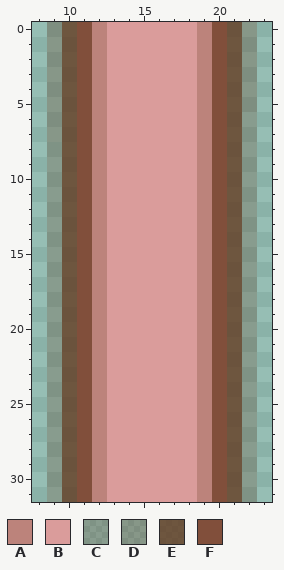
Pixel-art sprite, stored at src/main/resources/tiles/32/road_n.png. That is the earlier state.
The file is 32x32 pixels. Pixels under 10% opacity are left out. Colours within 5 levels of each other are drawn and written as one. Shown: x 8..23, y 0..31.
Palette (. is transparent): A #bc837b  B #da9c9b  C #5e31163e  D #5f321747  E #61341ac1  F #814f3b
Pixels before, first column x 9:
 0 DEFABBBBBBAFED
 1 DEFABBBBBBAFED
 2 DEFABBBBBBAFED
 3 DEFABBBBBBAFED
 4 DEFABBBBBBAFED
 5 DEFABBBBBBAFED
 6 DEFABBBBBBAFEC
 7 DEFABBBBBBAFEC
 8 CEFABBBBBBAFEC
 9 CEFABBBBBBAFEC
10 CEFABBBBBBAFEC
11 CEFABBBBBBAFEC
12 CEFABBBBBBAFEC
13 CEFABBBBBBAFEC
14 CEFABBBBBBAFEC
15 CEFABBBBBBAFEC
16 CEFABBBBBBAFEC
17 CEFABBBBBBAFEC
18 CEFABBBBBBAFEC
19 CEFABBBBBBAFEC
20 CEFABBBBBBAFEC
21 CEFABBBBBBAFEC
22 CEFABBBBBBAFEC
23 CEFABBBBBBAFEC
24 CEFABBBBBBAFEC
25 CEFABBBBBBAFEC
26 CEFABBBBBBAFEC
27 CEFABBBBBBAFEC
28 CEFABBBBBBAFEC
29 CEFABBBBBBAFEC
30 CEFABBBBBBAFEC
31 CEFABBBBBBAFEC
And afterwards:
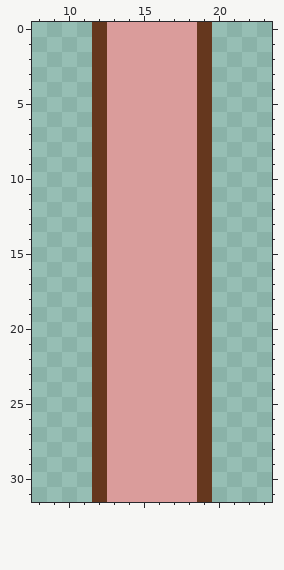
The edit:
Colour A changes from #bc837b to #65371e.
Colour C is removed in rows 6 to 7 at x 22; in rows 8 to 31 at x 9 and 22.
Colour D is removed in rows 0 to 5 at x 9 and 22; in rows 6 to 7 at x 9.
Colour E is removed in rows 0 to 31 at x 10 and 21.
Colour F is removed in rows 0 to 31 at x 11 and 20.
Where, in picture pixels (left, top, right, bottom), the same in both pictures:
changed: (47, 22, 107, 502)
changed: (197, 22, 257, 502)
